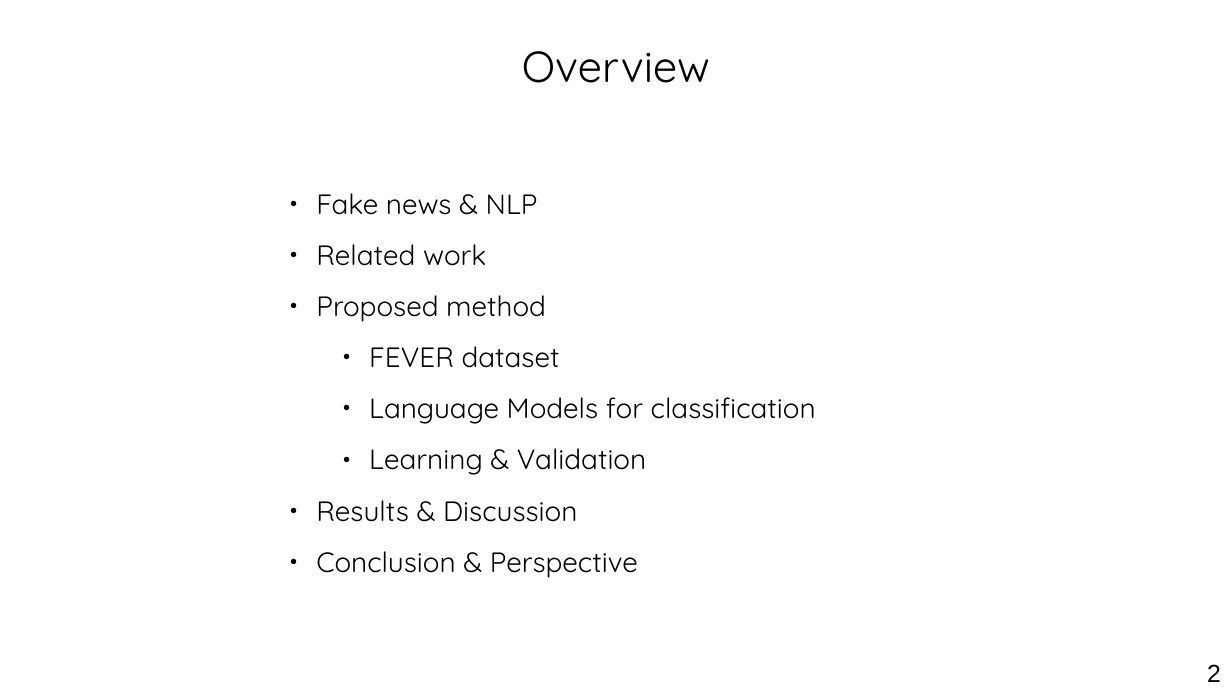
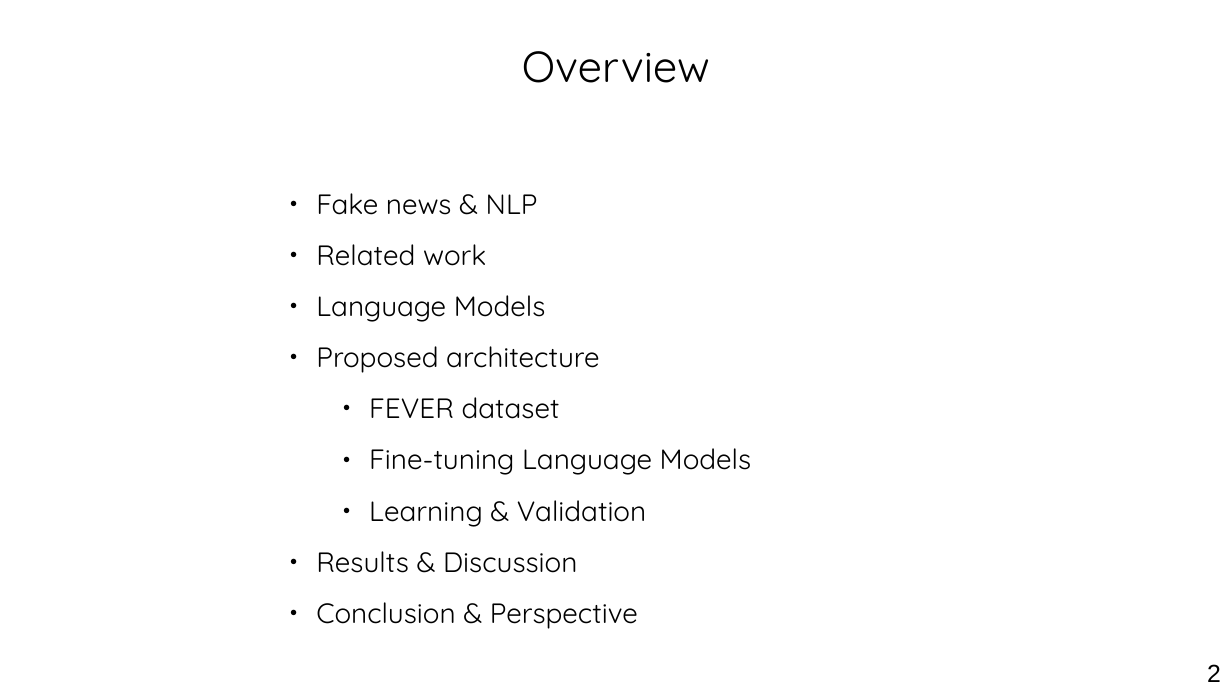
Before and after one commit to othmanelhoufi/LM-for-FactChecking, a slide deck: slide 2 of presentation/NLP_fact_checking.odp. Drawn at 1232x693 pixels with LibreOffice and Linux fonts; fonts in the diff are those of the drawing. Boxes give left, top, right and bottom in pixels: in the first picture for what was removed or moved away, otherwise in the second. Text is boxed around its words. In the diff, an @@ line names an element or a change of style, - is before the commit and + after.

```diff
--- a/presentation/NLP_fact_checking.odp
+++ b/presentation/NLP_fact_checking.odp
@@ text at bbox=[316, 295, 599, 373]: text changed @@
-● Proposed method
+● Language Models
+● Proposed architecture
@@ text at bbox=[369, 448, 752, 475]: text changed @@
-    ● Language Models for classification
+    ● Fine-tuning Language Models
```
Also in this commit, not shown: 8 other slides changed, 5 slides added, 3 slides removed, 32 other files.
